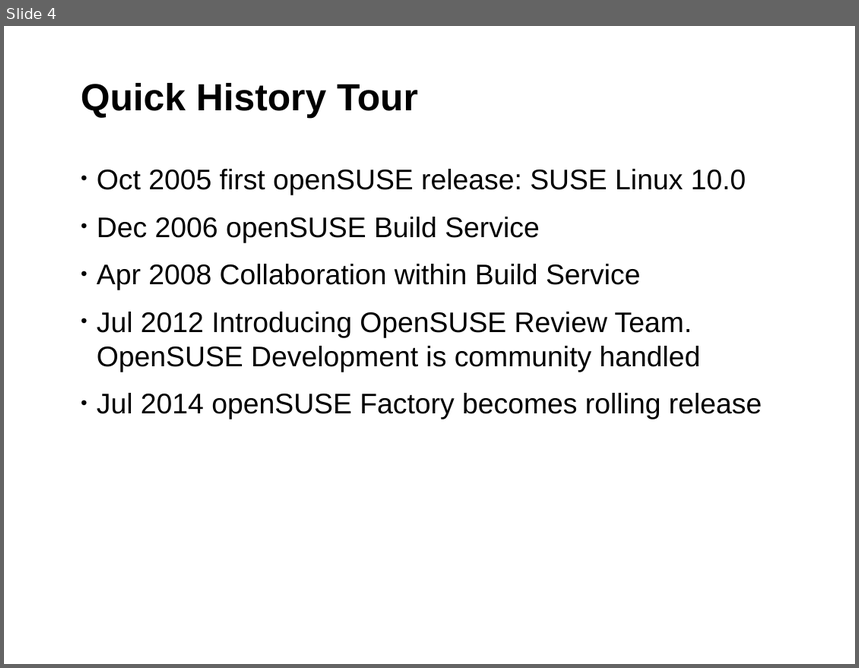
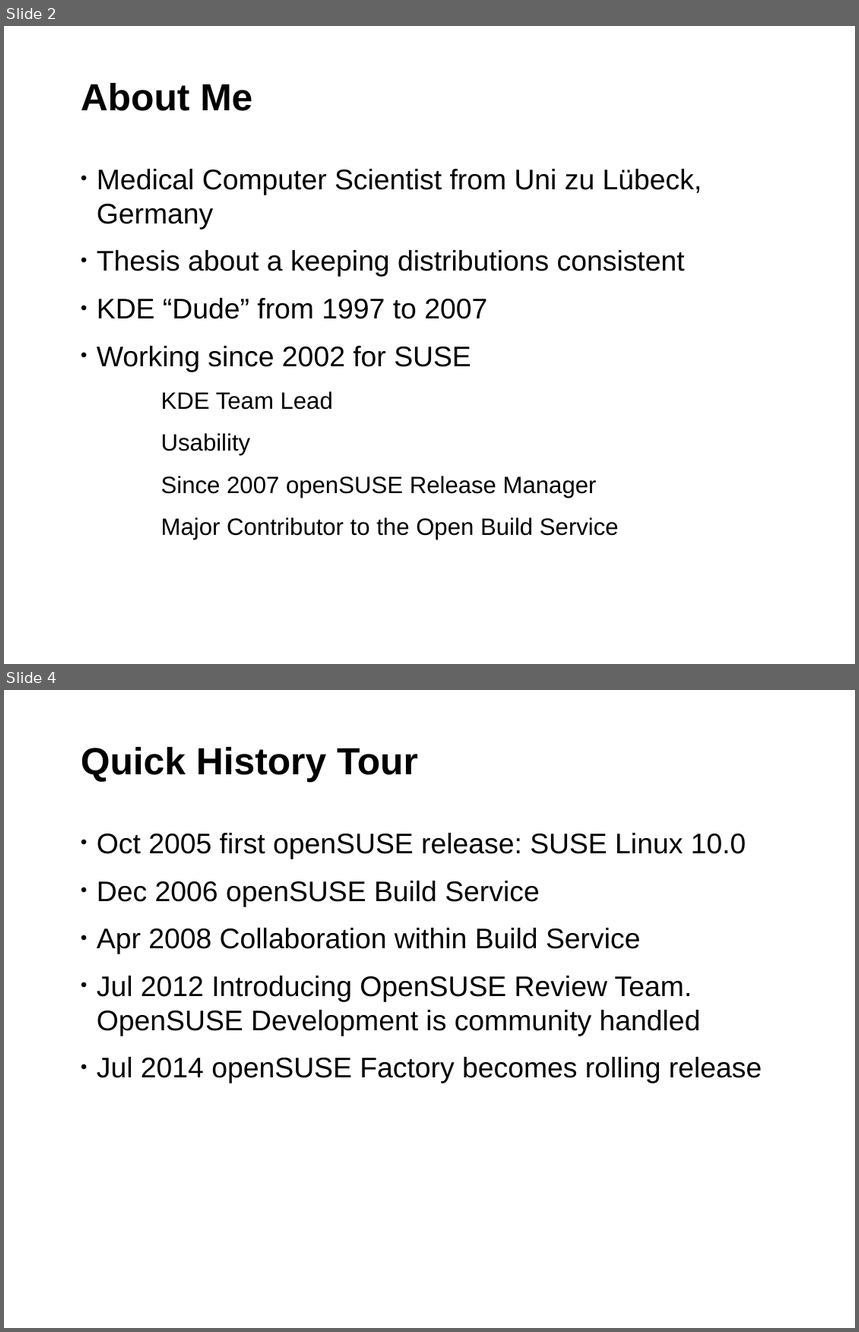
Before and after one commit to coolo/drunken-adventure, a slide deck: susecon2014/SUSEcon.odp. Shown one above the other, each under a label of ours: slide 4 before the commit, slides 2 and 4 after it; the slides between them are not shown. The pictures are 859x668 and 859x1332 pixels, drawn with LibreOffice and Linux fonts; fonts in the diff are those of the drawing; background and template pictures are left out. Boxes give left, top, right and bottom in pixels: in the first picture for what was removed or moved away, otherwise in the second. Text is boxed around its words. In the diff, an @@ line names an element or a change of style, - is before the commit and + after.

```diff
--- a/susecon2014/SUSEcon.odp
+++ b/susecon2014/SUSEcon.odp
@@ slide 2 added at (4, 26, 855, 664), background #FFFFFF; not listed: 1 template element that a slide beside it also shows @@
@@ title added at (81, 83, 253, 111), 32 pt, text #000000, bold @@
+About Me
@@ text added at (97, 169, 702, 540), 24 pt, text #000000 @@
+• Medical Computer Scientist from Uni zu Lübeck, Germany
+• Thesis about a keeping distributions consistent
+• KDE “Dude” from 1997 to 2007
+• Working since 2002 for SUSE
+    KDE Team Lead
+    Usability
+    Since 2007 openSUSE Release Manager
+    Major Contributor to the Open Build Service
```
Also in this commit, not shown: 3 slides changed, 3 other slides added, 7 slides removed.
